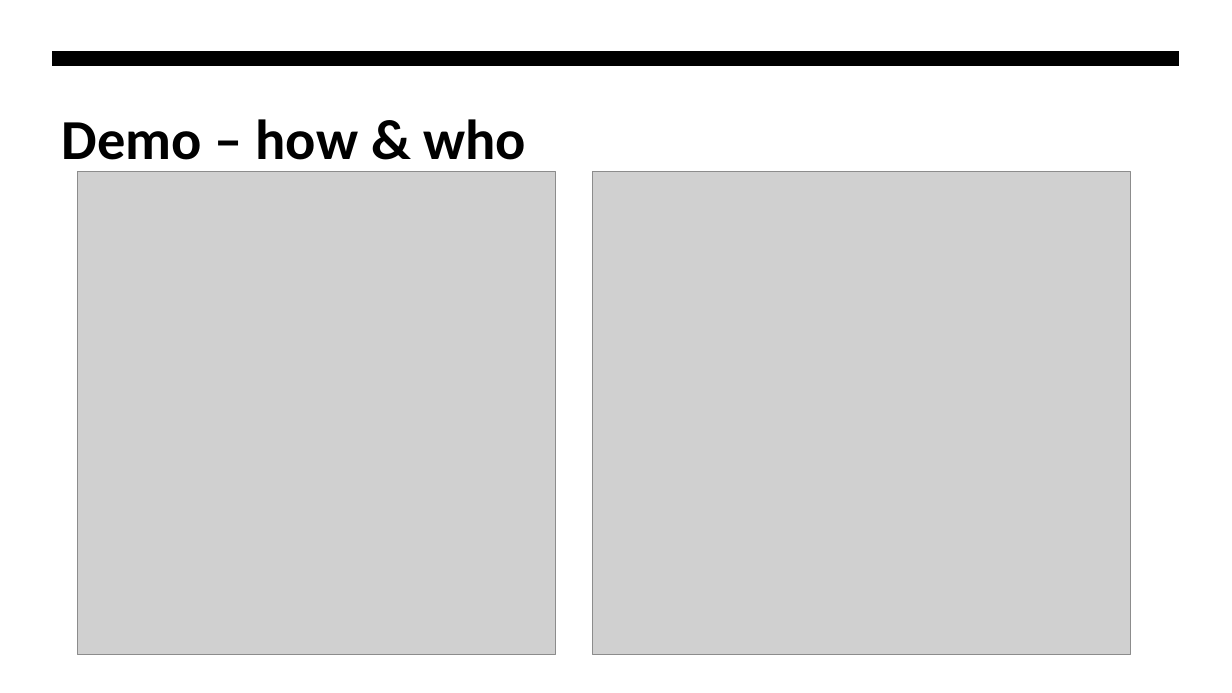
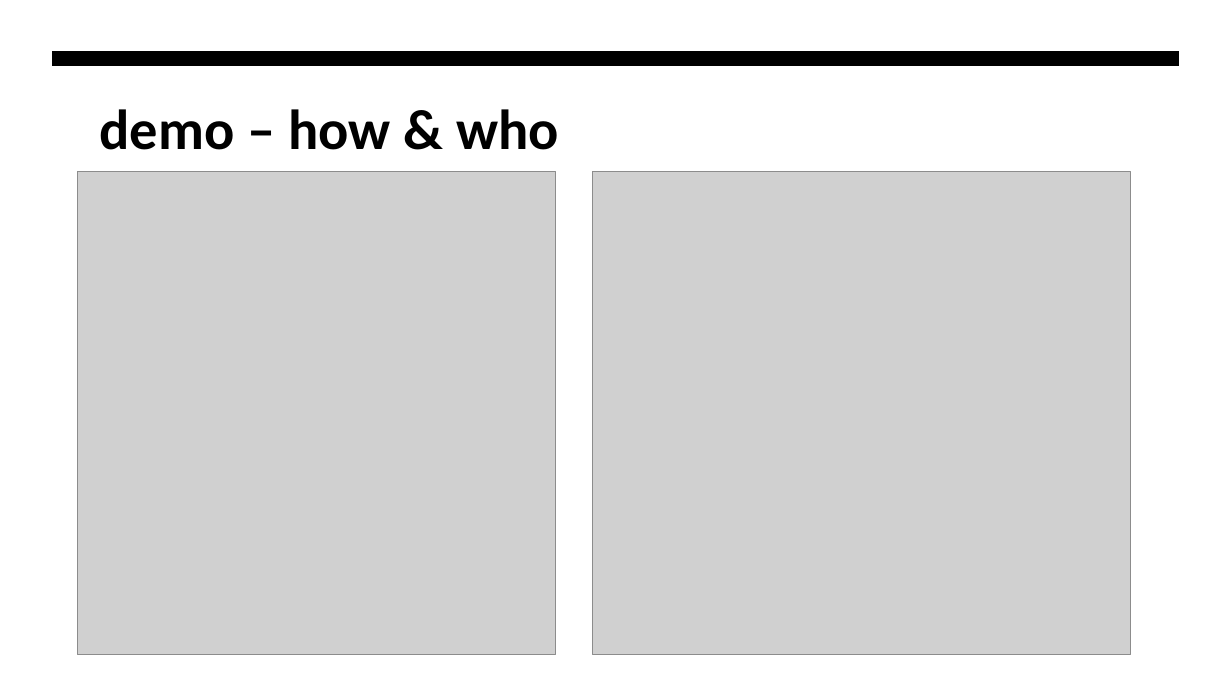
Before and after one commit to dianeguaiguai/tobacco-data-governance-demo, a slide deck: slide 7 of Life Sciences Data Governance Strategy.pptx. Drawn at 1232x693 pixels with LibreOffice and Linux fonts; fonts in the diff are those of the drawing; grey boxes stand for pictures. Boxes give left, top, right and bottom in pixels: in the first picture for what was removed or moved away, otherwise in the second. Text is boxed around its words. In the diff, an @@ line names an element or a change of style, - is before the commit and + after.

```diff
--- a/Life Sciences Data Governance Strategy.pptx
+++ b/Life Sciences Data Governance Strategy.pptx
@@ title at bbox=[99, 109, 559, 150]: text changed @@
-Demo – how & who
+demo – how & who
```
Also in this commit, not shown: 4 other slides changed, 1 other file.
